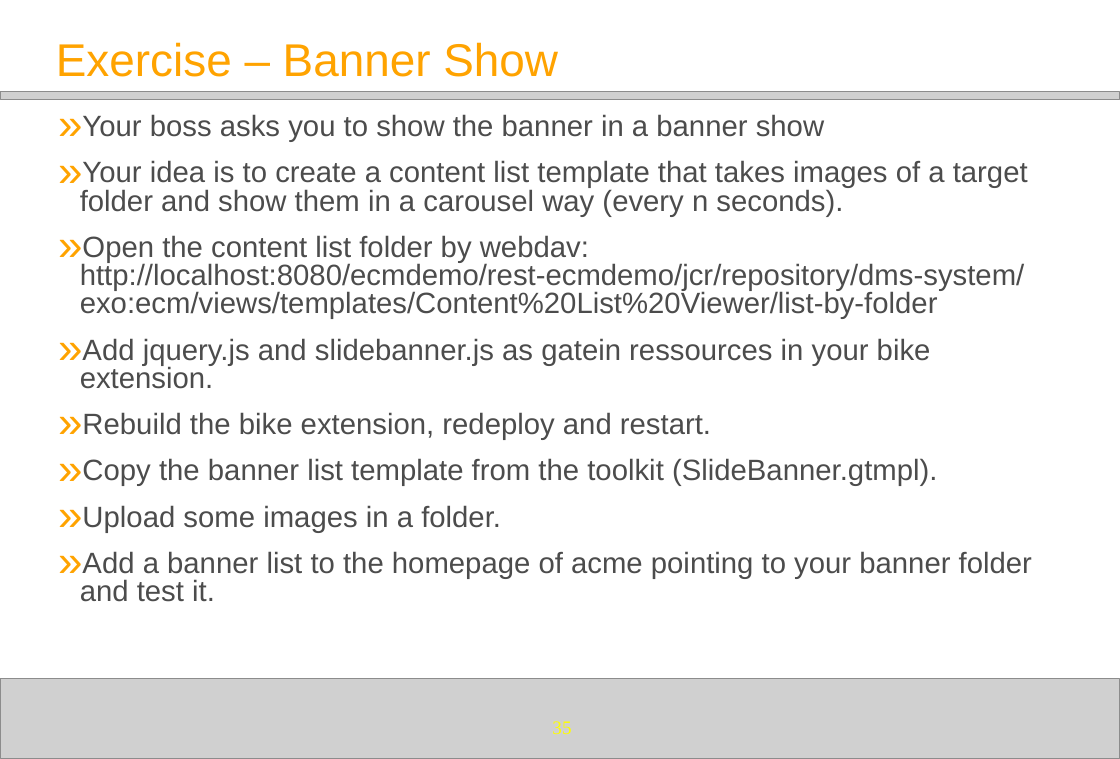
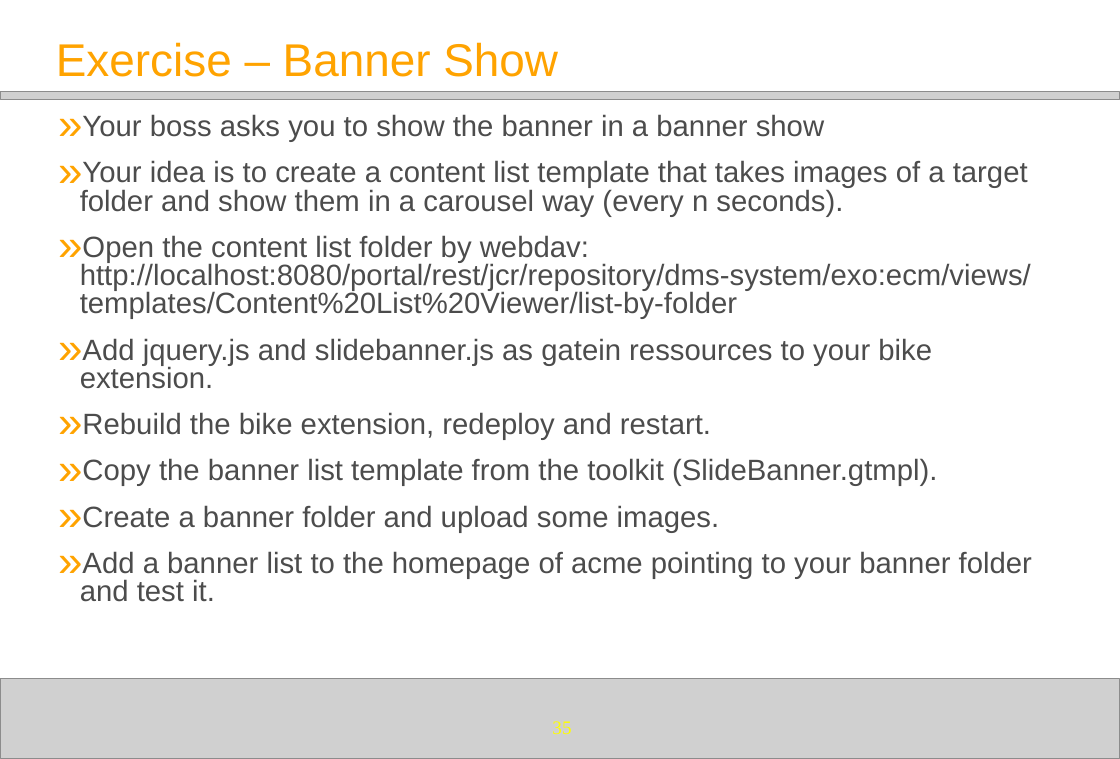
Before and after one commit to anhvurz90/training, a slide deck: slide 35 of plf3_5/eXoDeveloper/440-eXo-Content-for-Developers/440-eXo-Content-for-Developers.pptx. Drawn at 1120x759 pixels with LibreOffice and Linux fonts; fonts in the diff are those of the drawing; grey boxes stand for pictures; background and template pictures are left out. Boxes give left, top, right and bottom in pixels: in the first picture for what was removed or moved away, otherwise in the second. Text is boxed around its words. In the diff, an @@ line names an element or a change of style, - is before the commit and + after.

```diff
--- a/plf3_5/eXoDeveloper/440-eXo-Content-for-Developers/440-eXo-Content-for-Developers.pptx
+++ b/plf3_5/eXoDeveloper/440-eXo-Content-for-Developers/440-eXo-Content-for-Developers.pptx
@@ text at (80, 235, 1031, 389): text changed @@
-» Open the content list folder by webdav:
-  http://localhost:8080/ecmdemo/rest-ecmdemo/jcr/repository/dms-system/exo:ecm/views/templates/Content%20List%20Viewer/list-by-folder
-» Add jquery.js and slidebanner.js as gatein ressources in your bike extension.
+» Open the content list folder by webdav:
+  http://localhost:8080/portal/rest/jcr/repository/dms-system/exo:ecm/views/templates/Content%20List%20Viewer/list-by-folder
+» Add jquery.js and slidebanner.js as gatein ressources to your bike extension.
@@ text at (82, 505, 720, 533): text changed @@
-» Upload some images in a folder.
+» Create a banner folder and upload some images.
```
Also in this commit, not shown: 5 other slides changed.
